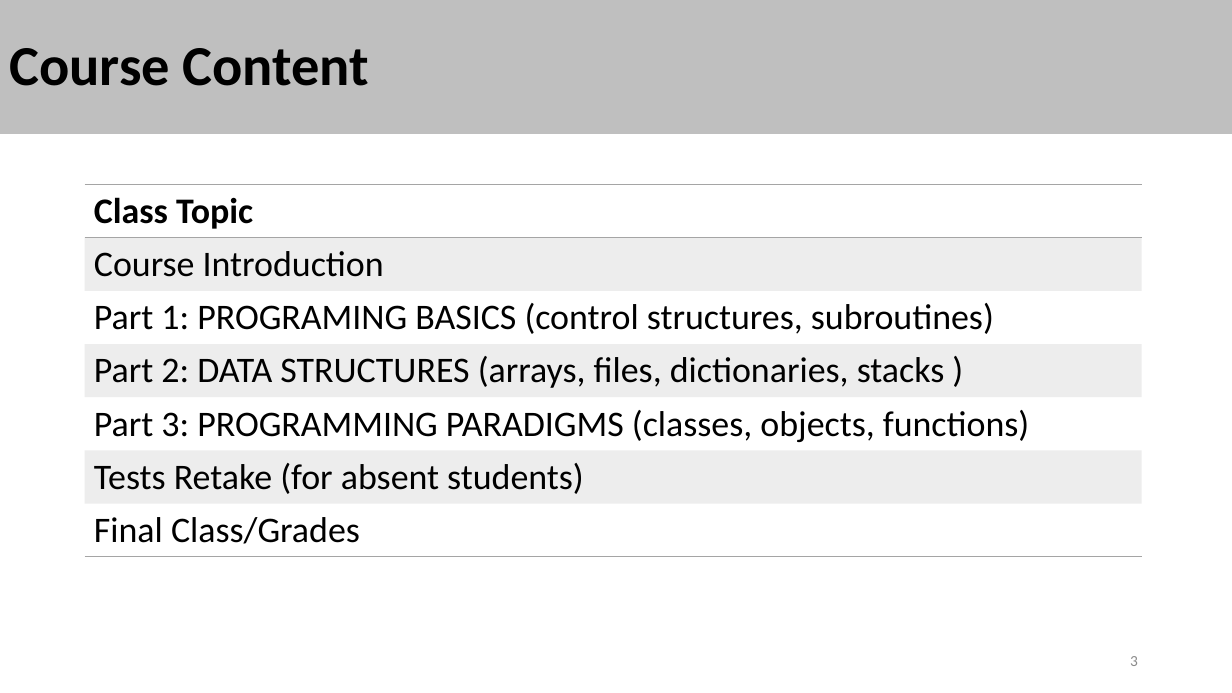
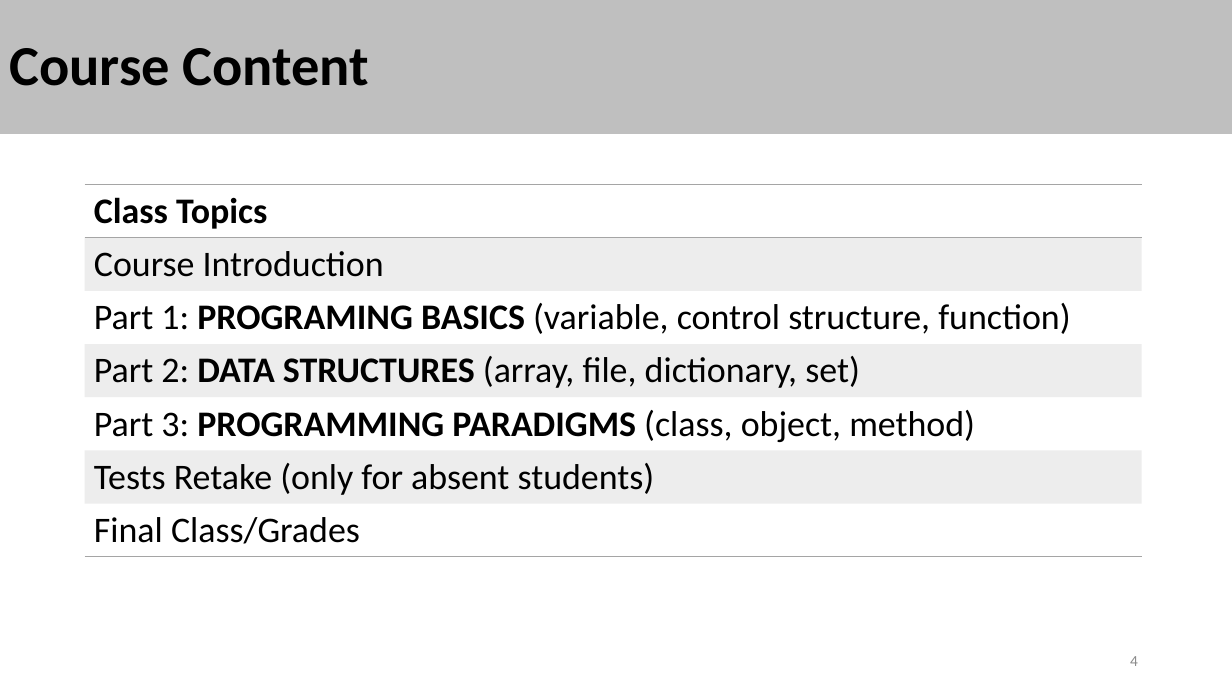
Before and after one commit to stalj/pp1, a slide deck: slide 4 of 01-CourseIntroduction/01-CourseIntroduction.pptx (slide 3 before the commit). Drawn at 1232x693 pixels with LibreOffice and Linux fonts; fonts in the diff are those of the drawing. Boxes give left, top, right and bottom in pixels: in the first picture for what was removed or moved away, otherwise in the second. Text is boxed around its words. In the diff, an @@ line names an element or a change of style, - is before the commit and + after.

Commit message:
New course version 2023

```diff
--- a/01-CourseIntroduction/01-CourseIntroduction.pptx
+++ b/01-CourseIntroduction/01-CourseIntroduction.pptx
@@ table at (x1=85, y1=185, x2=1142, y2=552) @@
-row 1, column 1: Class Topic
+row 1, column 1: Class Topics
-row 3, column 1: Part 1: PROGRAMING BASICS (control structures, subroutines)
+row 3, column 1: Part 1: PROGRAMING BASICS (variable, control structure, function)
-row 4, column 1: Part 2: DATA STRUCTURES (arrays, files, dictionaries, stacks )
+row 4, column 1: Part 2: DATA STRUCTURES (array, file, dictionary, set)
-row 5, column 1: Part 3: PROGRAMMING PARADIGMS (classes, objects, functions)
+row 5, column 1: Part 3: PROGRAMMING PARADIGMS (class, object, method)
-row 6, column 1: Tests Retake (for absent students)
+row 6, column 1: Tests Retake (only for absent students)
@@ page number at (x1=1130, y1=656, x2=1138, y2=666): text changed @@
-3
+4
```
Also in this commit, not shown: 13 other slides changed, 9 slides added, 2 slides removed, 6 other files.
